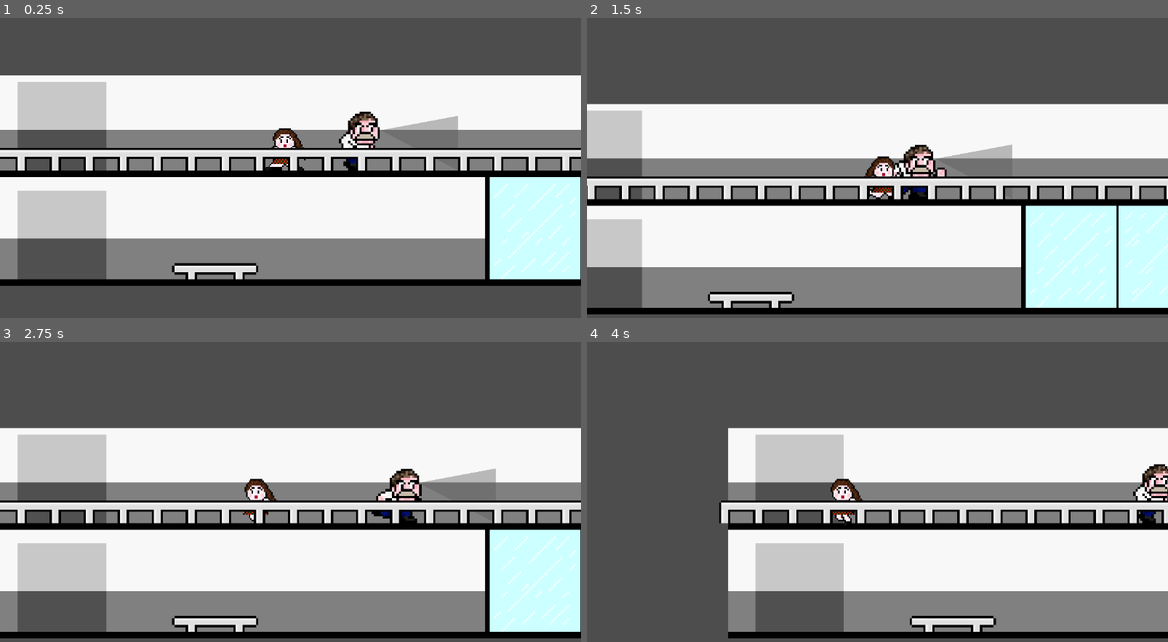
Above: before the commit, frames 1-4 (two rows, left to right).
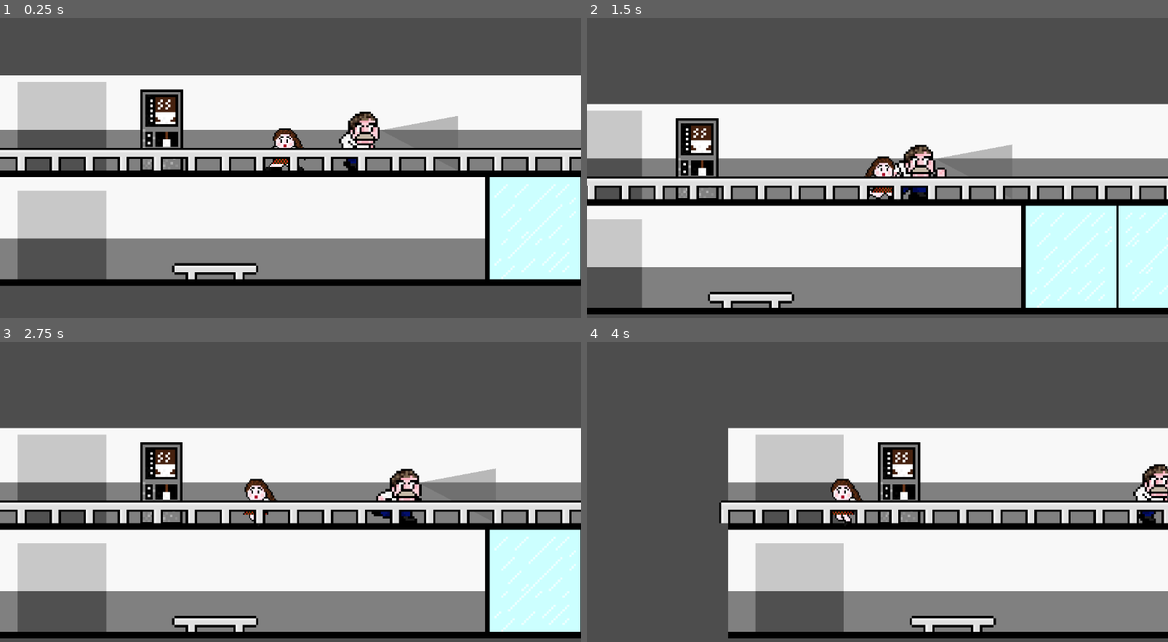
Above: after the commit, the same moments.

Repository: ema-12-martins/right_under_your_moustache
Game: Godot game, scene res://scenes/game.tscn
Same seed, same stepped clock (60 frames per second), same inputs: the game is played once before the commit and once after it.
Inputs:
- Up to frame 1 (0.25 s): no input
- Up to frame 2 (1.5 s): hold W (Interact) 0.53-1.28 s; hold D (right) from 0.53 s (still down); tap W (Interact) at 1.35 s
- Up to frame 3 (2.75 s): release D (right) at 2.03 s; hold A (left) from 2.03 s (still down); hold W (Interact) from 2.03 s (still down)
- Up to frame 4 (4 s): keep holding A (left); release W (Interact) at 2.78 s; tap W (Interact) at 2.85 s; hold W (Interact) from 3.53 s (still down)

The runs differ from the first frame. In frame 1, 1.3% of the frame differs, in the area x 24-32%, y 23-51%; in frame 2, 1.3%; in frame 3, 1.2%; in frame 4, 1.3%, in the area x 50-58%, y 33-61%.

Commit message:
comeco da coffee machine

Diff:
--- /dev/null
+++ b/right_under_your_moustache/scenes/coffee_machine.tscn
@@ -0,0 +1,21 @@
+[gd_scene load_steps=4 format=3 uid="uid://s0d5lbvc0ff0"]
+
+[ext_resource type="Texture2D" uid="uid://c406ua6gse3x1" path="res://images/coffee.png" id="1_vqwbw"]
+[ext_resource type="Script" uid="uid://xa2w0p8xggaq" path="res://scripts/coffee_area.gd" id="2_y23ww"]
+
+[sub_resource type="RectangleShape2D" id="RectangleShape2D_vqwbw"]
+size = Vector2(779, 1518)
+
+[node name="coffee_machine" type="Node2D"]
+
+[node name="Sprite2D" type="Sprite2D" parent="."]
+texture = ExtResource("1_vqwbw")
+
+[node name="Area2D" type="Area2D" parent="."]
+script = ExtResource("2_y23ww")
+
+[node name="CollisionShape2D" type="CollisionShape2D" parent="Area2D"]
+position = Vector2(5.5, 0)
+shape = SubResource("RectangleShape2D_vqwbw")
+
+[connection signal="body_entered" from="Area2D" to="Area2D" method="_on_body_entered"]
--- /dev/null
+++ b/right_under_your_moustache/scenes/coffee_machine_1.gd
@@ -0,0 +1,9 @@
+extends StaticBody2D
+
+@onready var interactable: Area2D = $Interactable
+
+func _ready() -> void:
+	interactable.interact = _on_interact
+
+func _on_interact():
+	print("olaaaaa")
--- a/right_under_your_moustache/scenes/game.tscn
+++ b/right_under_your_moustache/scenes/game.tscn
@@ -9,6 +9,7 @@
 [ext_resource type="PackedScene" uid="uid://bu7byw51agiqh" path="res://scenes/senhora_limpeza.tscn" id="5_0tnpc"]
 [ext_resource type="PackedScene" uid="uid://chjnxo10743q0" path="res://interactions/Interactable.tscn" id="6_op3qk"]
 [ext_resource type="Script" uid="uid://ca3mp2ij4vj0u" path="res://scripts/levels.gd" id="8_gee14"]
+[ext_resource type="PackedScene" uid="uid://s0d5lbvc0ff0" path="res://scenes/coffee_machine.tscn" id="10_vtaks"]
 
 [sub_resource type="TileSetAtlasSource" id="TileSetAtlasSource_prfob"]
 texture = ExtResource("1_foirs")
@@ -84,7 +85,7 @@
 layer_2/name = "Player"
 layer_2/tile_data = PackedInt32Array(65535, 131076, 0, 65534, 131076, 0, 65532, 131076, 0, 65533, 131076, 0, 65511, 131 …(3625 unchanged characters)…
 layer_3/name = "Front"
-layer_3/z_index = 1
+layer_3/z_index = 2
 layer_3/tile_data = PackedInt32Array(-131089, 131073, 0, -131088, 131073, 0, -131087, 131073, 0, -131086, 131073, 0, -1 …(7932 unchanged characters)…
 
 [node name="SenhoraLimpeza" parent="." node_paths=PackedStringArray("patrol_points") instance=ExtResource("5_0tnpc")]
@@ -98,6 +99,7 @@
 position = Vector2(1200, -915)
 
 [node name="augusto" parent="." instance=ExtResource("2_x5d4i")]
+z_index = 1
 position = Vector2(1, -205)
 
 [node name="Camera2D" type="Camera2D" parent="augusto"]
@@ -147,3 +149,13 @@
 [node name="CollisionShape2D" type="CollisionShape2D" parent="Levels/level_1"]
 position = Vector2(-530, -81)
 shape = SubResource("WorldBoundaryShape2D_6aqpo")
+
+[node name="CoffeeMachines" type="Node" parent="."]
+
+[node name="coffee_machine" parent="CoffeeMachines" instance=ExtResource("10_vtaks")]
+position = Vector2(-850, -983)
+scale = Vector2(0.359865, 0.359865)
+
+[node name="coffee_machine2" parent="CoffeeMachines" instance=ExtResource("10_vtaks")]
+position = Vector2(-850, -983)
+scale = Vector2(0.359865, 0.359865)
--- /dev/null
+++ b/right_under_your_moustache/scripts/coffee_area.gd
@@ -0,0 +1,4 @@
+extends Area2D
+
+func _on_body_entered(body: Node2D) -> void:
+	print("ola")
Binary file added: right_under_your_moustache/images/coffee.png
Not shown, added: right_under_your_moustache/images/coffee.png.import
Not shown, added: right_under_your_moustache/scenes/coffee_machine_1.gd.uid
Not shown: 1 places in right_under_your_moustache/scenes/game.tscn that only renumber resources
Not shown, added: right_under_your_moustache/scripts/coffee_area.gd.uid
